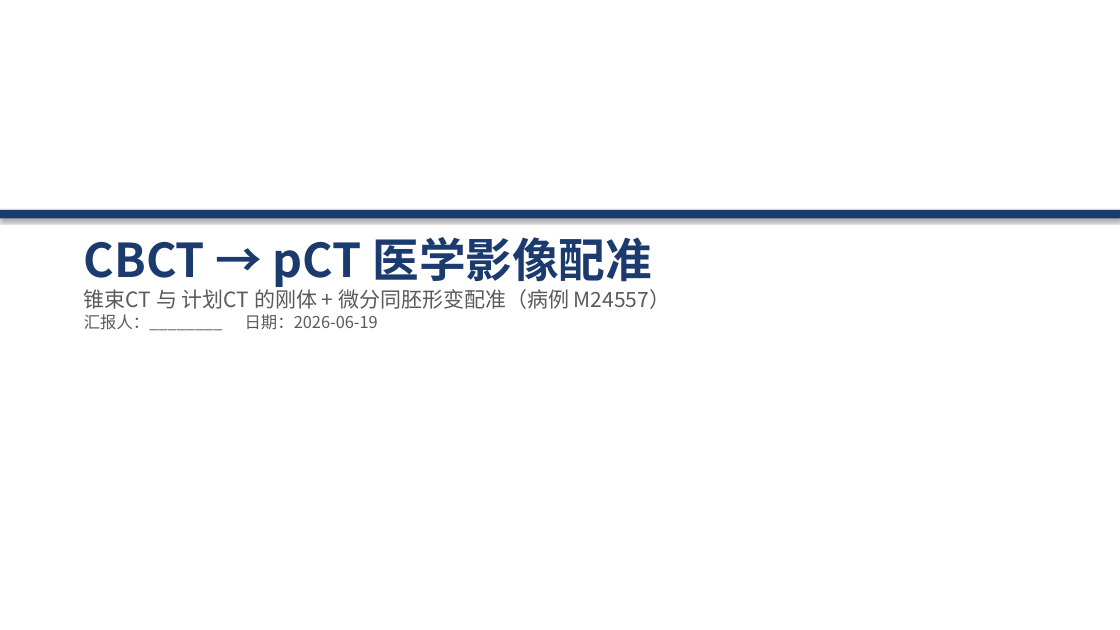
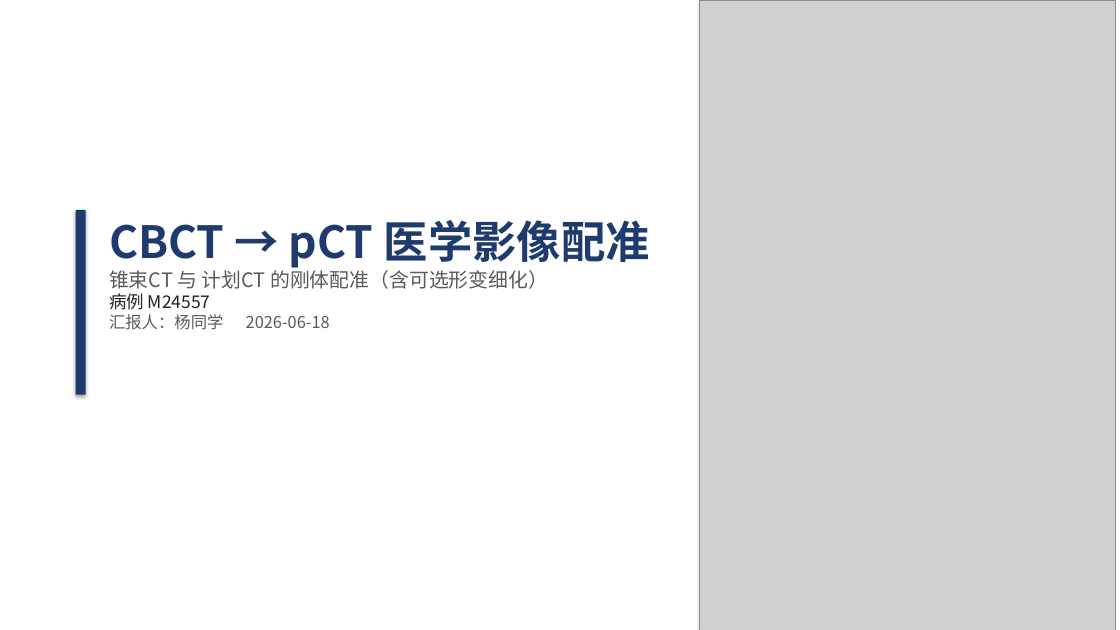
Before and after one commit to develop-yang/Task, a slide deck: slide 1 of results_sample/CBCT_pCT_配准汇报.pptx. Drawn at 1120x630 pixels with LibreOffice and Linux fonts; fonts in the diff are those of the drawing; grey boxes stand for pictures. Boxes give left, top, right and bottom in pixels: in the first picture for what was removed or moved away, otherwise in the second. Text is boxed around its words. In the diff, an @@ line names an element or a change of style, - is before the commit and + after.

```diff
--- a/results_sample/CBCT_pCT_配准汇报.pptx
+++ b/results_sample/CBCT_pCT_配准汇报.pptx
@@ rectangle added at (0,0,697,630), fill #FFFFFF @@
@@ picture added at (700,0,1116,630) @@
@@ rectangle removed at (0,210,1120,218) @@
@@ rectangle added at (76,210,86,395), fill #1F3B6E @@
@@ text "CBCT → pCT 医学影像配准": place and size @@
-text "CBCT → pCT 医学影像配准" at (84,237,670,331)
+text "CBCT → pCT 医学影像配准" at (109,220,650,330)
@@ text at (109,220,650,268): size 40 to 38 pt, text colour #1B3B6F to #1F3B6E in "CBCT → pCT 医学影像配准" @@
@@ text at (109,266,548,330): text changed; size 18 to 17 pt @@
-锥束CT 与 计划CT 的刚体 + 微分同胚形变配准（病例 M24557）
-汇报人：________ 日期：2026-06-19
+锥束CT 与 计划CT 的刚体配准（含可选形变细化）
+病例 M24557
+汇报人：杨同学 2026-06-18
```
Also in this commit, not shown: 8 other slides changed, 1 slide added, 1 slide removed, 9 other files.
